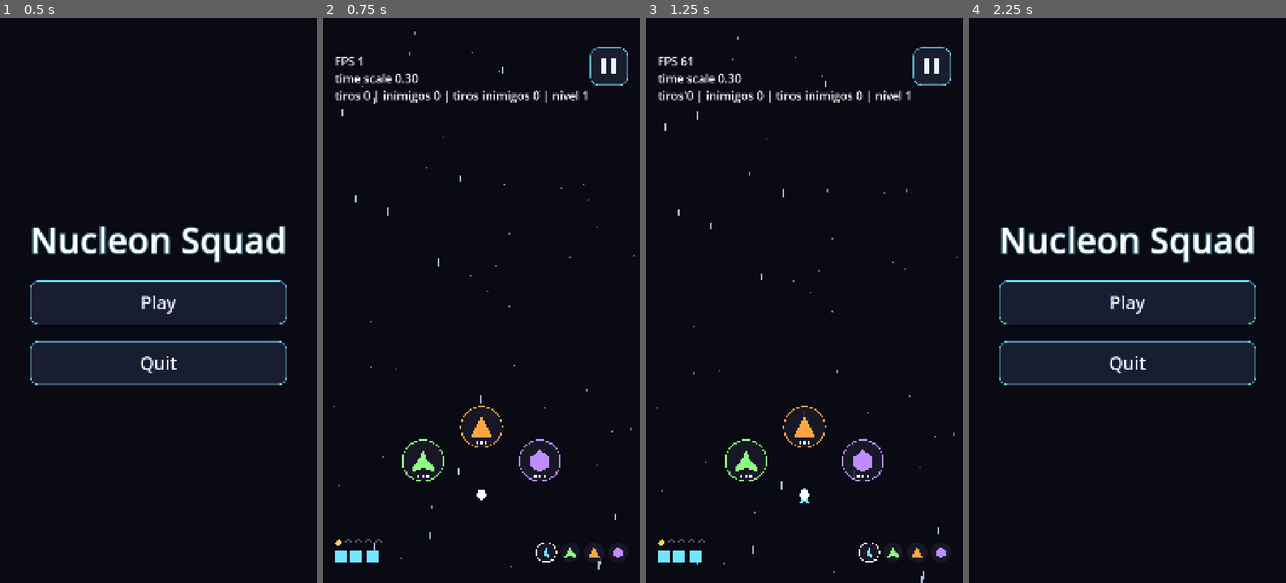
Above: before the commit, frames 1-4 (left to right).
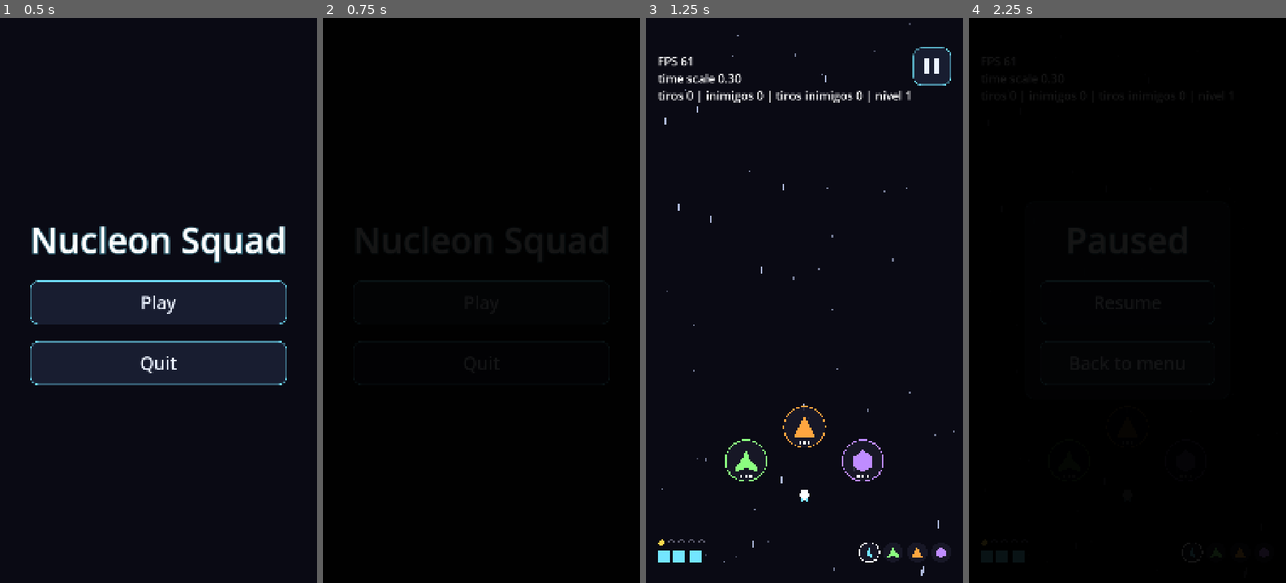
Above: after the commit, the same moments.

Repository: GDPonsoni/Nucleon-Squad-3D
Game: Godot game, scene res://scenes/menu.tscn
Same seed, same stepped clock (60 frames per second), same inputs: the game is played once before the commit and once after it.
Inputs (mouse positions are in pixels of both pictures, inside the frame that each line leads up to):
- Up to frame 1 (0.5 s): no input
- Up to frame 2 (0.75 s): click "Play" at 0.5 s
- Up to frame 3 (1.25 s): no input
- Up to frame 4 (2.25 s): click (1254, 68) at 1.25 s; click "Back to menu" at 2 s

Frame 1 is identical in both runs. In frame 2, 5.7% of the frame differs, in the area x 3-99%, y 2-98%; in frame 3, 0.3%; in frame 4, 15%, in the area x 9-91%, y 36-65%.

Commit message:
feat(ui): adiciona transição com fade entre telas
SceneTransition (autoload) escurece, troca a cena, despausa e clareia,
bloqueando toques durante a transição. Todas as trocas de cena passam
por ele.

Co-Authored-By: Claude Opus 5.5 <noreply@anthropic.com>

Diff:
--- a/project.godot
+++ b/project.godot
@@ -21,6 +21,7 @@
 Params="*res://scripts/core/params.gd"
 Session="*res://scripts/core/session.gd"
 SaveGame="*res://scripts/core/save_game.gd"
+SceneTransition="*res://scripts/ui/scene_transition.gd"
 
 [display]
 
--- a/scripts/core/params.gd
+++ b/scripts/core/params.gd
@@ -22,6 +22,8 @@
 var ui_border_width: int = 3
 var ui_button_padding: float = 24.0
 var ui_panel_padding: float = 48.0
+var transition_seconds: float = 0.2  # cada metade do fade entre telas
+var transition_color: Color = Color(0.0, 0.0, 0.0)
 var button_min_size: Vector2 = Vector2(600.0, 150.0)
 var menu_spacing: int = 56
 var pause_button_size: Vector2 = Vector2(130.0, 130.0)
--- a/scripts/ui/game_over_menu.gd
+++ b/scripts/ui/game_over_menu.gd
@@ -39,6 +39,4 @@
 
 
 func _change_scene(path: String) -> void:
-	# A pausa persiste entre cenas: despausar antes de trocar
-	get_tree().paused = false
-	get_tree().change_scene_to_file(path)
+	SceneTransition.go_to(path)
--- a/scripts/ui/main_menu.gd
+++ b/scripts/ui/main_menu.gd
@@ -33,7 +33,7 @@
 
 
 func _on_play_pressed() -> void:
-	get_tree().change_scene_to_file(ScenePaths.GAME)
+	SceneTransition.go_to(ScenePaths.GAME)
 
 
 func _on_quit_pressed() -> void:
--- a/scripts/ui/pause_menu.gd
+++ b/scripts/ui/pause_menu.gd
@@ -90,6 +90,4 @@
 
 
 func _exit_to_menu() -> void:
-	# A pausa persiste entre cenas: despausar antes de trocar
-	get_tree().paused = false
-	get_tree().change_scene_to_file(ScenePaths.MENU)
+	SceneTransition.go_to(ScenePaths.MENU)
--- /dev/null
+++ b/scripts/ui/scene_transition.gd
@@ -0,0 +1,38 @@
+extends CanvasLayer
+## Autoload: troca de cena com fade para preto. Bloqueia toques durante a transição
+## e despausa o jogo antes de trocar (a pausa persiste entre cenas).
+
+var _fade: ColorRect
+var _busy: bool = false
+
+
+func _ready() -> void:
+	layer = 200
+	process_mode = Node.PROCESS_MODE_ALWAYS
+	_fade = ColorRect.new()
+	_fade.color = Color(Params.transition_color, 0.0)
+	_fade.set_anchors_preset(Control.PRESET_FULL_RECT)
+	_fade.mouse_filter = Control.MOUSE_FILTER_IGNORE
+	add_child(_fade)
+
+
+func go_to(path: String) -> void:
+	if _busy:
+		return
+	_busy = true
+	_fade.mouse_filter = Control.MOUSE_FILTER_STOP
+	await _fade_to(1.0)
+	get_tree().paused = false
+	get_tree().change_scene_to_file(path)
+	# A cena nova entra no próximo frame
+	await get_tree().process_frame
+	await _fade_to(0.0)
+	_fade.mouse_filter = Control.MOUSE_FILTER_IGNORE
+	_busy = false
+
+
+func _fade_to(alpha: float) -> void:
+	var tween := create_tween()
+	tween.set_ignore_time_scale(true)
+	tween.tween_property(_fade, "color:a", alpha, Params.transition_seconds)
+	await tween.finished
--- a/scripts/ui/stage_clear_menu.gd
+++ b/scripts/ui/stage_clear_menu.gd
@@ -40,6 +40,4 @@
 
 
 func _change_scene(path: String) -> void:
-	# A pausa persiste entre cenas: despausar antes de trocar
-	get_tree().paused = false
-	get_tree().change_scene_to_file(path)
+	SceneTransition.go_to(path)
Not shown, added: scripts/ui/scene_transition.gd.uid
